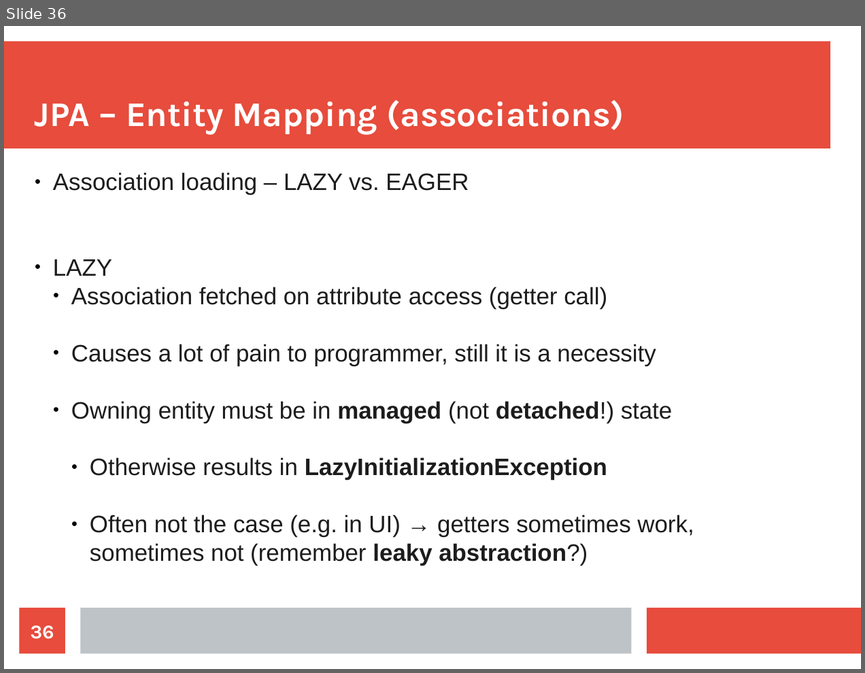
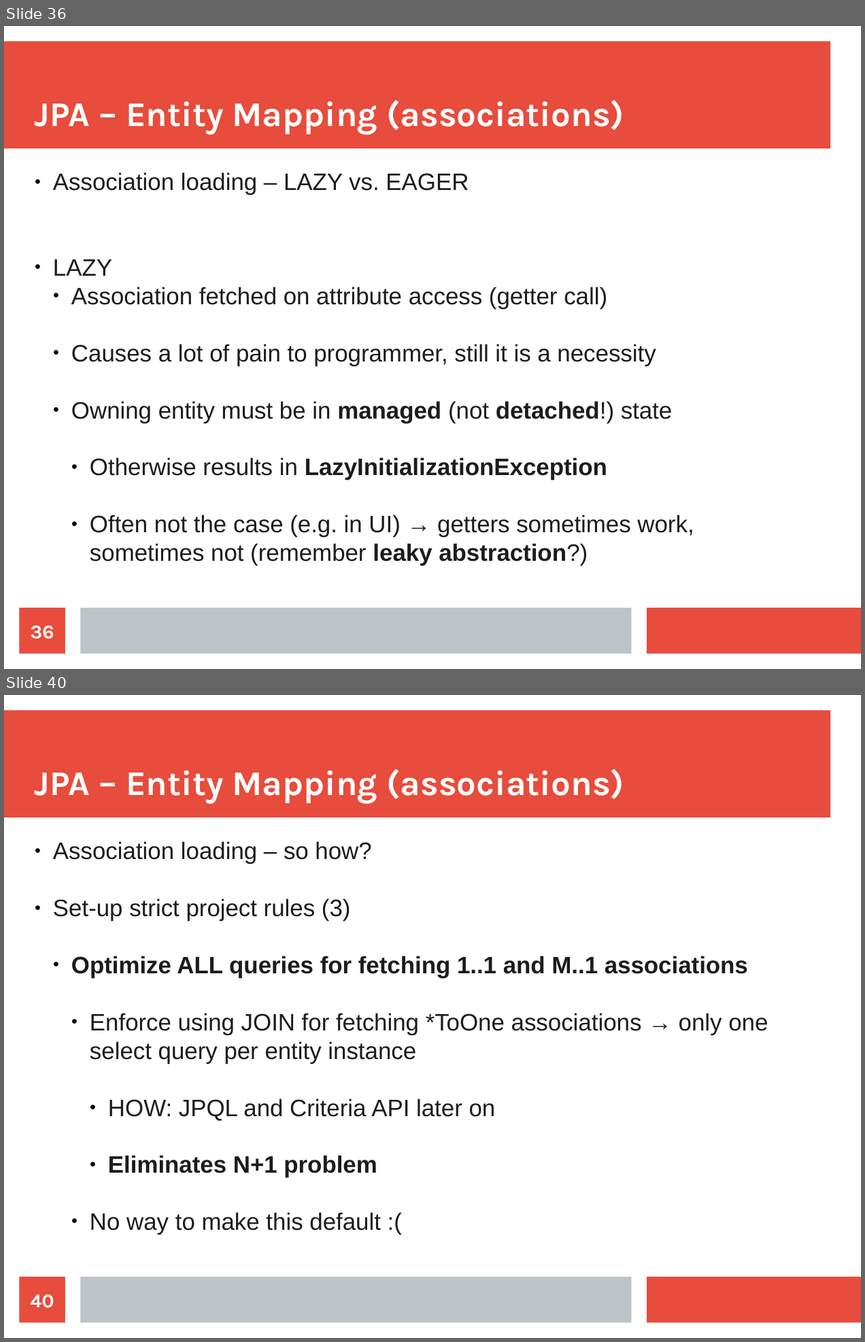
Before and after one commit to maxotta/pia-labs, a slide deck: lectures/persistence.odp. Shown one above the other, each under a label of ours: slide 36 before the commit, slides 36 and 40 after it; the slides between them are not shown. The pictures are 865x673 and 865x1342 pixels, drawn with LibreOffice and Linux fonts; fonts in the diff are those of the drawing. Boxes give left, top, right and bottom in pixels: in the first picture for what was removed or moved away, otherwise in the second. Text is boxed around its words. In the diff, an @@ line names an element or a change of style, - is before the commit and + after.

```diff
--- a/lectures/persistence.odp
+++ b/lectures/persistence.odp
@@ slide 40 added at box(4, 695, 861, 1338), background #FFFFFF; not listed: 3 template elements that a slide beside it also shows @@
@@ title added at box(35, 769, 624, 803), 32 pt, text #FFFFFF, bold @@
+JPA – Entity Mapping (associations)
@@ subtitle added at box(53, 841, 768, 1234), 22 pt, text #1C1C1C @@
+● Association loading – so how?
+● Set-up strict project rules (3)
+  ● Optimize ALL queries for fetching 1..1 and M..1 associations
+    ● Enforce using JOIN for fetching *ToOne associations → only one select query per entity instance
+      ● HOW: JPQL and Criteria API later on
+      ● Eliminates N+1 problem
+    ● No way to make this default :(
@@ page number added at box(20, 1276, 65, 1323), fill #E74C3C, 18 pt, text #FFFFFF, bold @@
+40
```
Also in this commit, not shown: 10 slides changed, 17 other slides added.
